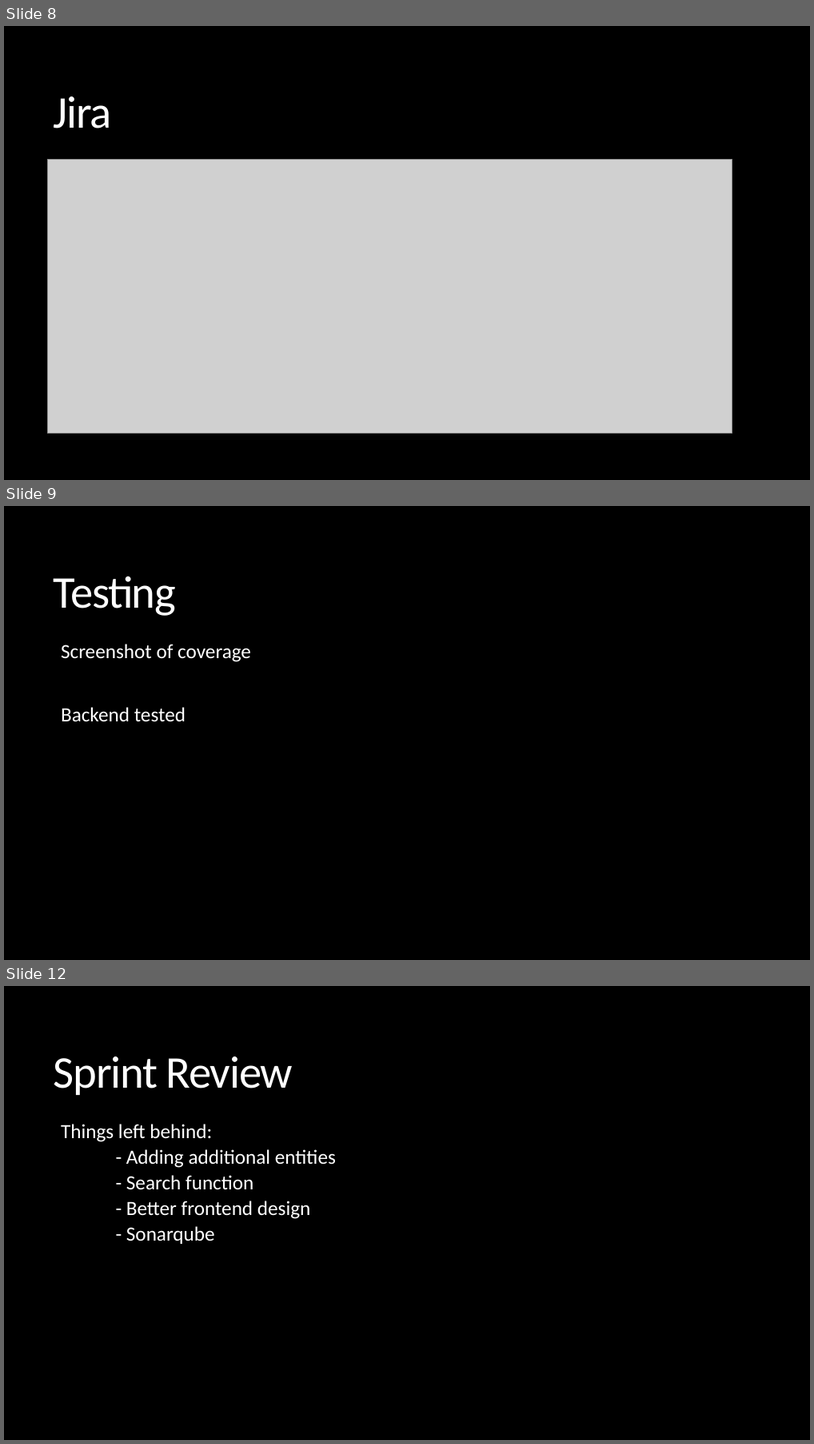
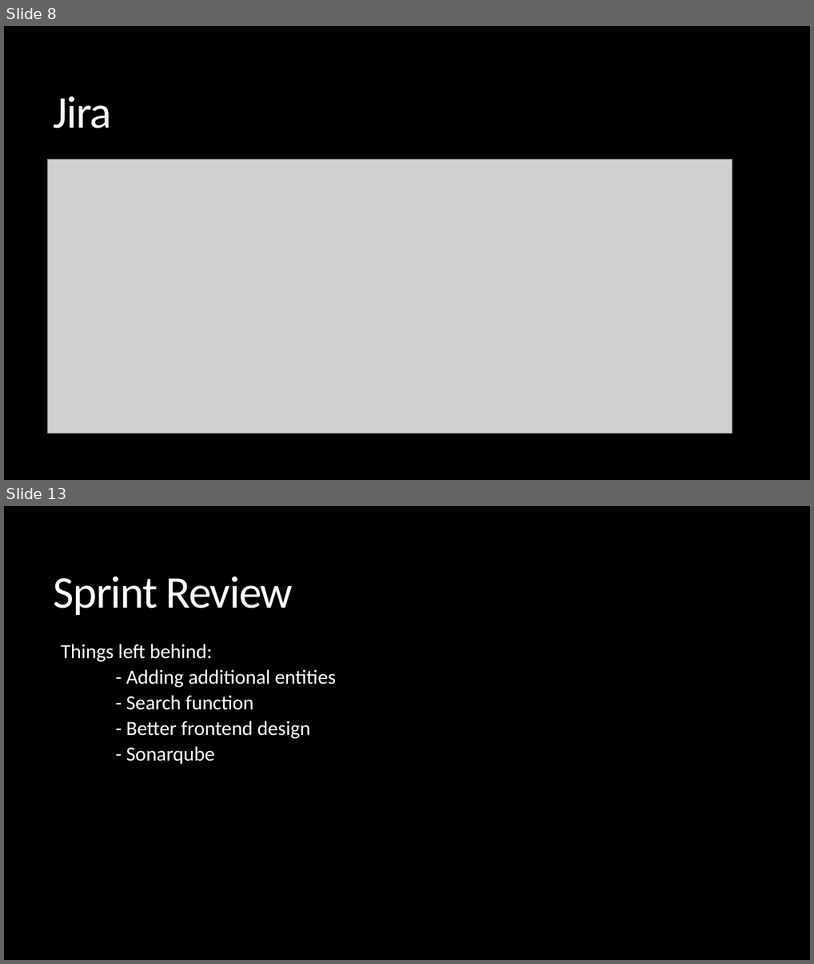
Before and after one commit to lewiscpearson/QA-Project-2-FootballSquadBuilder, a slide deck: documentation/Footbal Squad Builder.pptx. Shown one above the other, each under a label of ours: slides 8, 9 and 12 before the commit, slides 8 and 13 after it; the slides between them are not shown. The pictures are 814x1444 and 814x964 pixels, drawn with LibreOffice and Linux fonts; fonts in the diff are those of the drawing; grey boxes stand for pictures. Boxes give left, top, right and bottom in pixels: in the first picture for what was removed or moved away, otherwise in the second. Text is boxed around its words. In the diff, an @@ line names an element or a change of style, - is before the commit and + after.

```diff
--- a/documentation/Footbal Squad Builder.pptx
+++ b/documentation/Footbal Squad Builder.pptx
@@ slide 9 removed at (4, 506, 810, 960), background #000000 @@
@@ title removed at (54, 576, 176, 616) @@
-Testing
@@ text removed at (61, 644, 251, 722) @@
-  Screenshot of coverage
-  Backend tested
@@ what was slide 12 is now slide 13 @@
```
Also in this commit, not shown: 6 slides changed, 3 slides added, 1 other slide removed, 1 other file.
